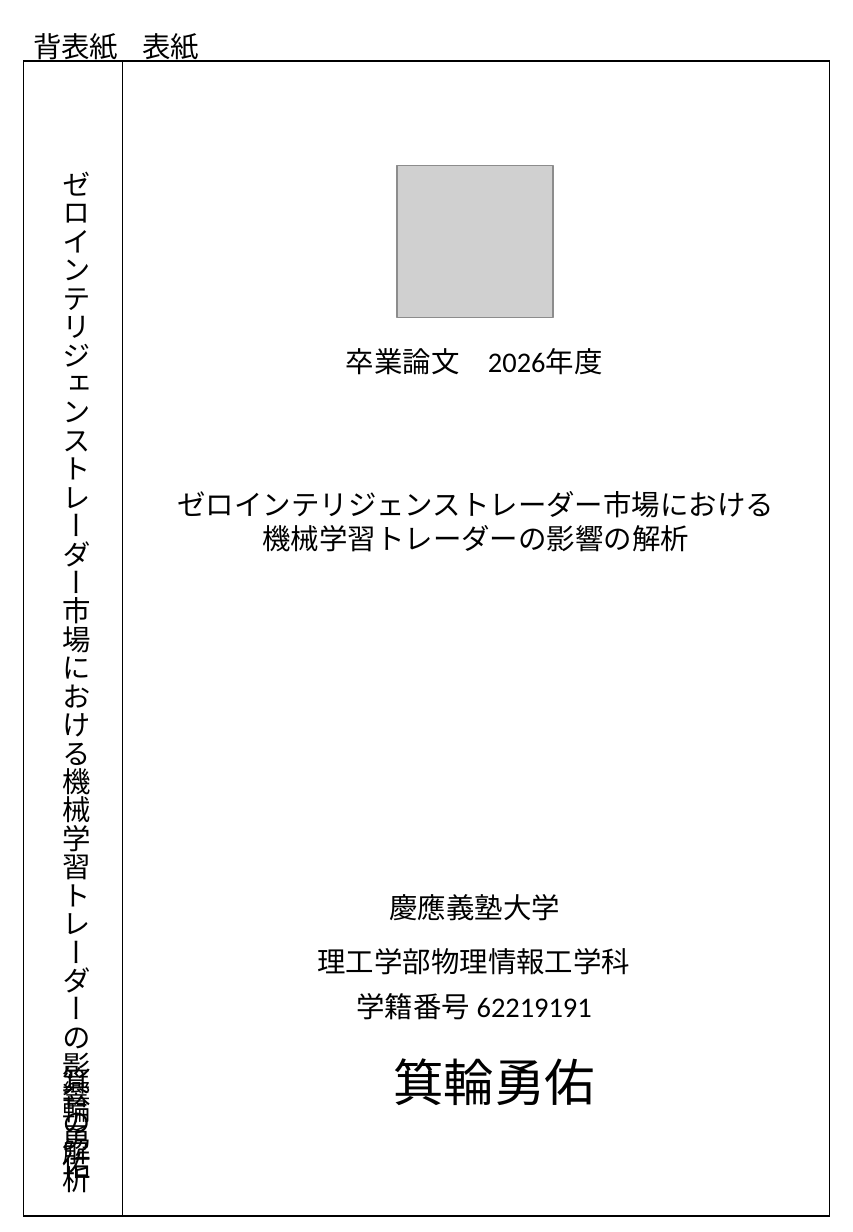
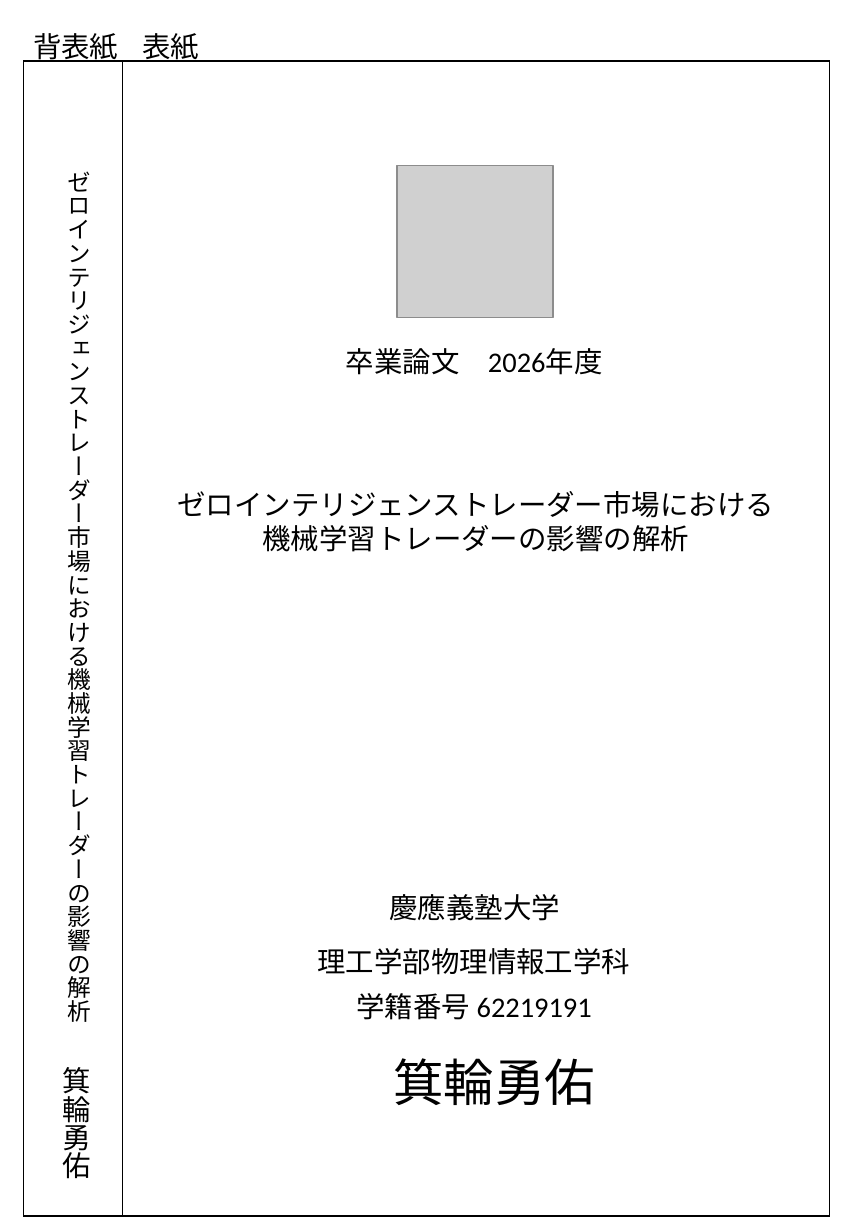
Before and after one commit to yusuke1114/graduate_thesis, a slide deck: slide 1 of cover.pptx. Drawn at 853x1232 pixels with LibreOffice and Linux fonts; fonts in the diff are those of the drawing; grey boxes stand for pictures. Boxes give left, top, right and bottom in pixels: in the first picture for what was removed or moved away, otherwise in the second. Text is boxed around its words. In the diff, an @@ line names an element or a change of style, - is before the commit and + after.

Commit message:
update

```diff
--- a/cover.pptx
+++ b/cover.pptx
@@ text "ゼロインテリジェンストレーダー市場における機械学習トレーダーの影響の解析" at <box>68,171,92,1022</box>: size 18 to 15 pt @@
```
